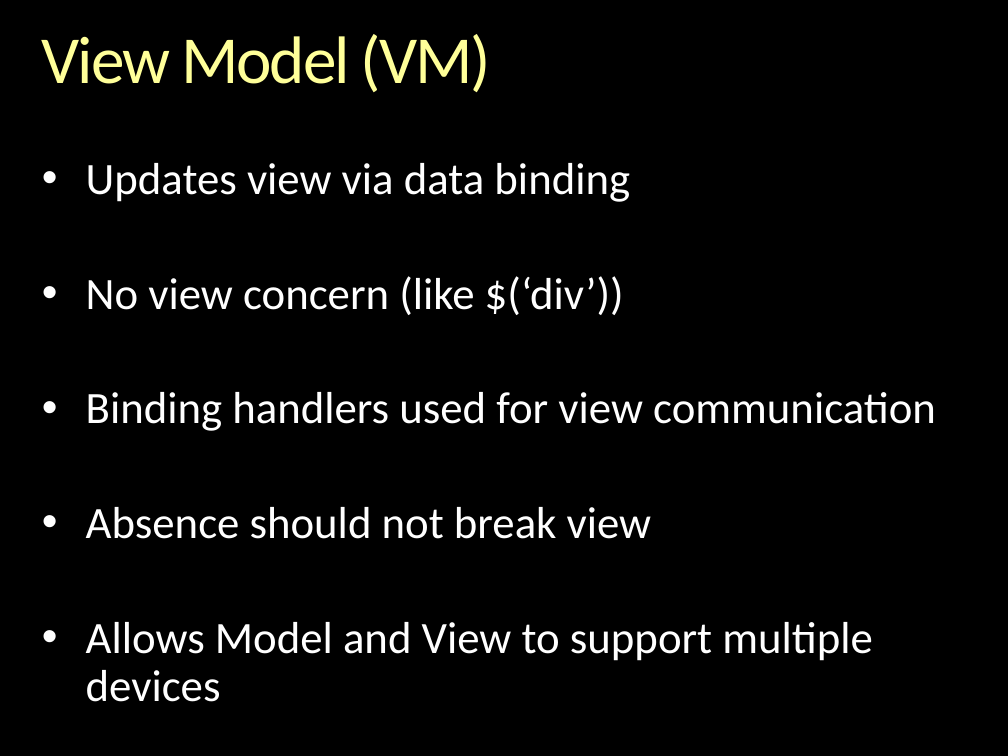
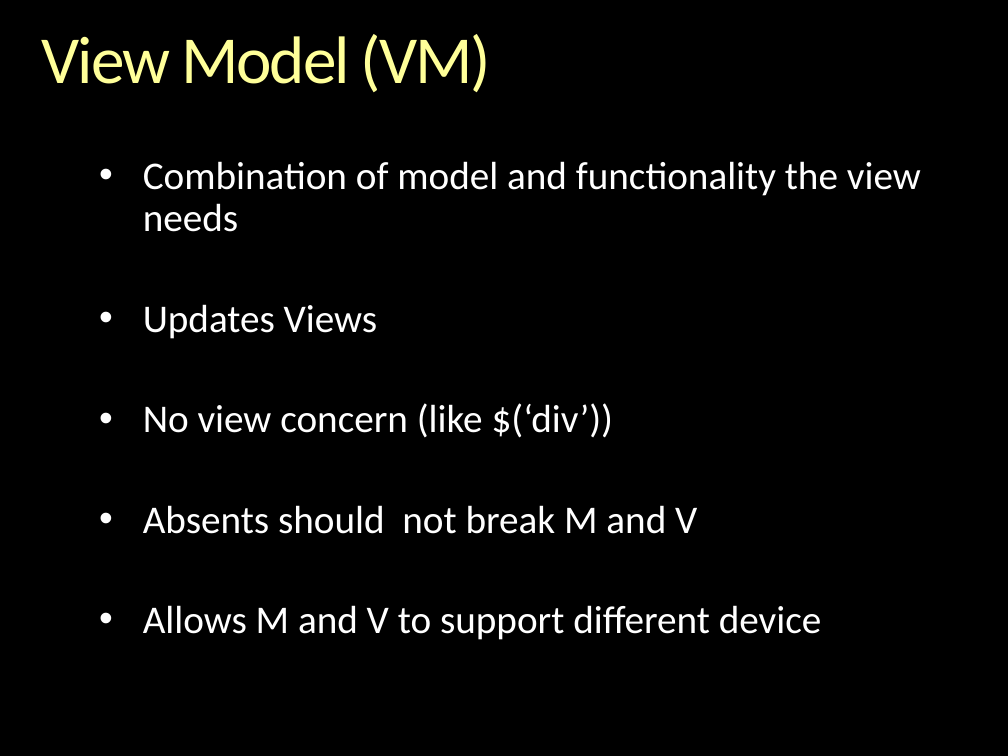
Before and after one commit to zoldello/mjjAlbumImageGallery, a slide deck: slide 10 of MySPAStyle.pptx. Drawn at 1008x756 pixels with LibreOffice and Linux fonts; fonts in the diff are those of the drawing; background and template pictures are left out. Boxes give left, top, right and bottom in pixels: in the first picture for what was removed or moved away, otherwise in the second. Text is boxed around its words. In the diff, an @@ line names an element or a change of style, - is before the commit and + after.

```diff
--- a/MySPAStyle.pptx
+++ b/MySPAStyle.pptx
@@ text at [143, 161, 921, 339]: text changed; size 32 to 28 pt @@
-• Updates view via data binding
+  • Combination of model and functionality the view needs
+  • Updates Views
@@ text at [143, 403, 614, 438]: size 32 to 28 pt in "No view concern (like $(‘div’))"; list level 1 to 2 in "No view concern (like $(‘div’))" @@
@@ text at [143, 505, 822, 640]: text changed; size 32 to 28 pt @@
-• Binding handlers used for view communication
-• Absence should not break view
-• Allows Model and View to support multiple devices
+  • Absents should not break M and V
+  • Allows M and V to support different device
```
Also in this commit, not shown: 7 other slides changed.
